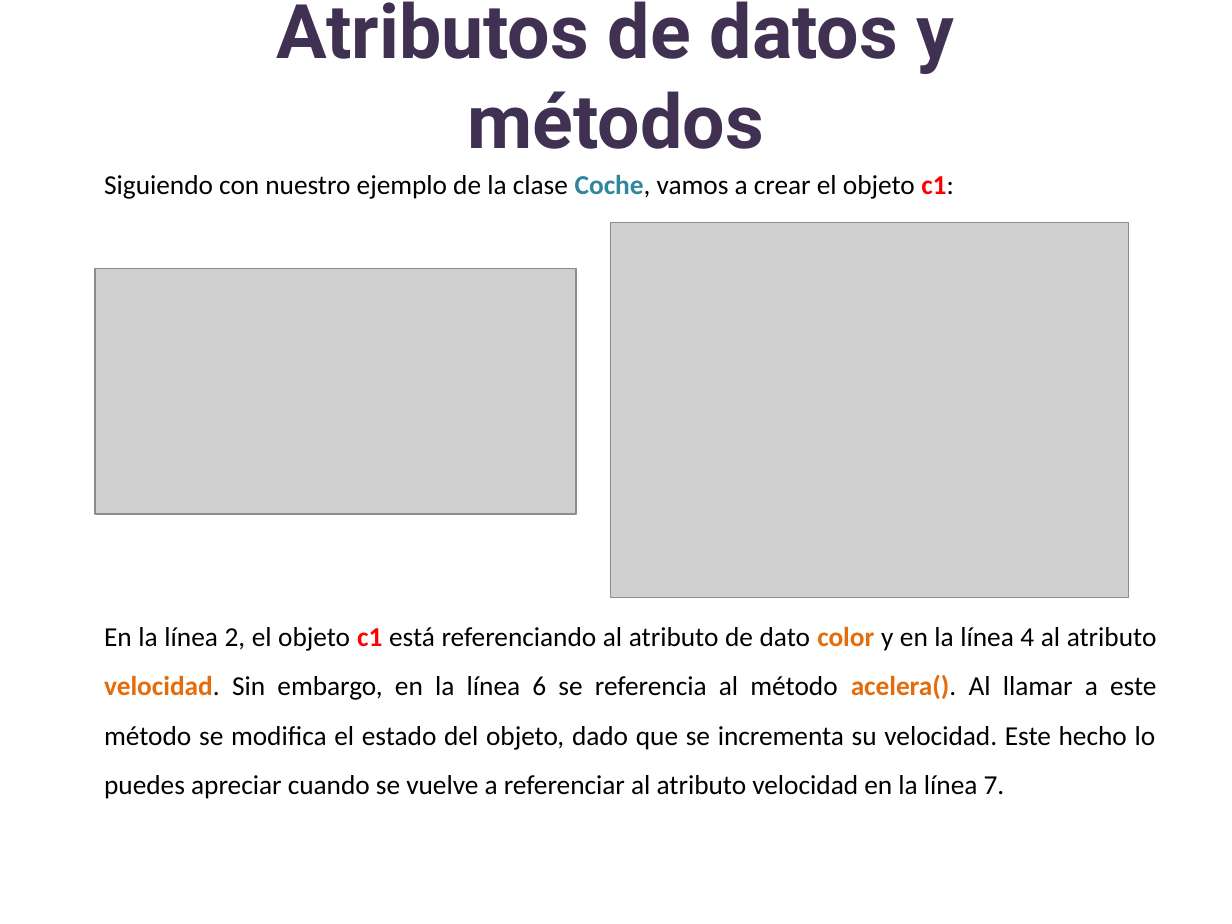
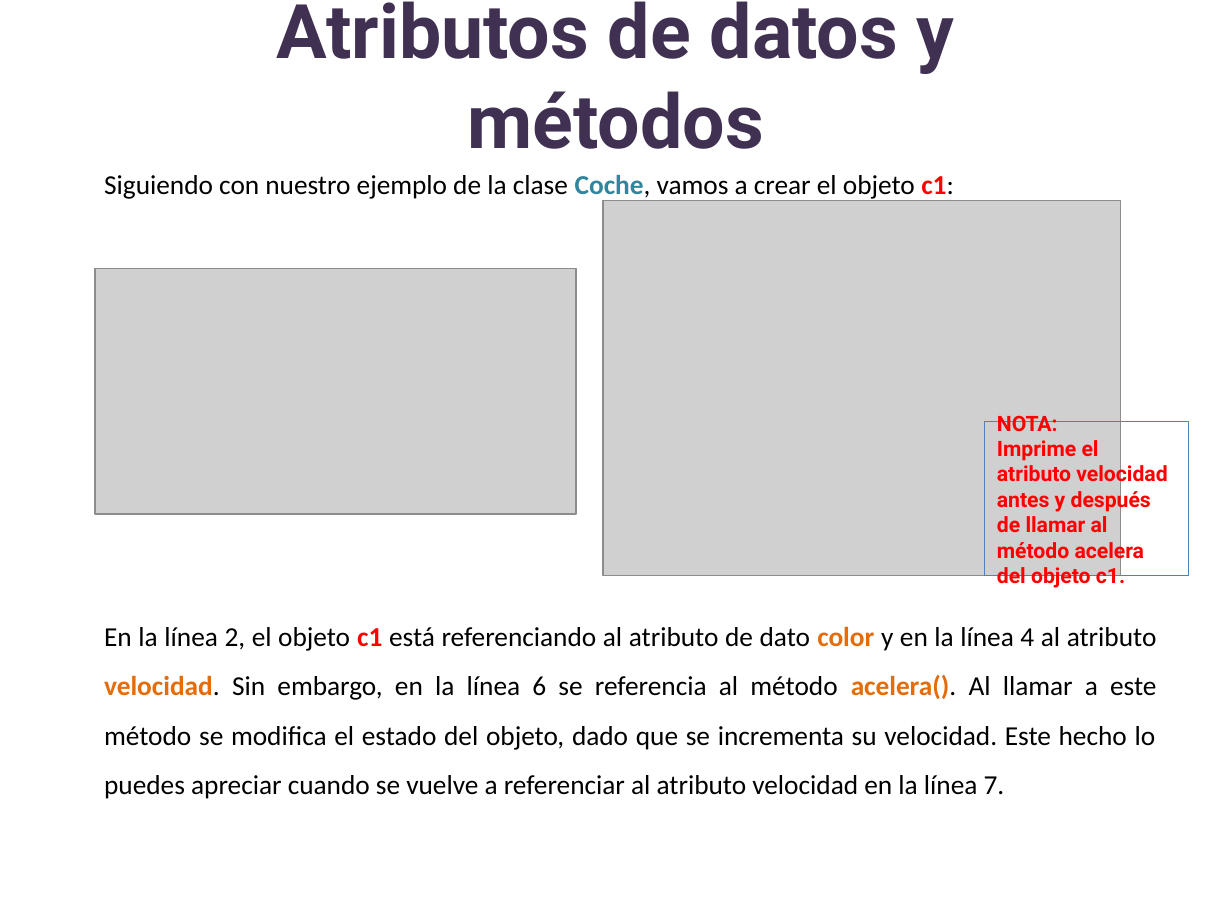
Before and after one commit to lizetheP/Analitica, a slide deck: slide 52 of CalendarioAgo2023/presentaciones/14_POO.pptx (slide 53 before the commit). Drawn at 1232x924 pixels with LibreOffice and Linux fonts; fonts in the diff are those of the drawing; grey boxes stand for pictures. Boxes give left, top, right and bottom in pixels: in the first picture for what was removed or moved away, otherwise in the second. Text is boxed around its words. In the diff, an @@ line names an element or a change of style, - is before the commit and + after.

```diff
--- a/CalendarioAgo2023/presentaciones/14_POO.pptx
+++ b/CalendarioAgo2023/presentaciones/14_POO.pptx
@@ picture: place and size @@
-picture at bbox=[611, 223, 1129, 599]
+picture at bbox=[602, 201, 1120, 577]
@@ rectangle added at bbox=[984, 421, 1188, 575], outline #4F81BD 0.75 pt, 12.4 pt, text #FF0000, bold @@
+NOTA:
+Imprime el atributo velocidad antes y después de llamar al método acelera del objeto c1.
```
Also in this commit, not shown: 8 other slides changed, 1 slide added, 1 slide removed.
